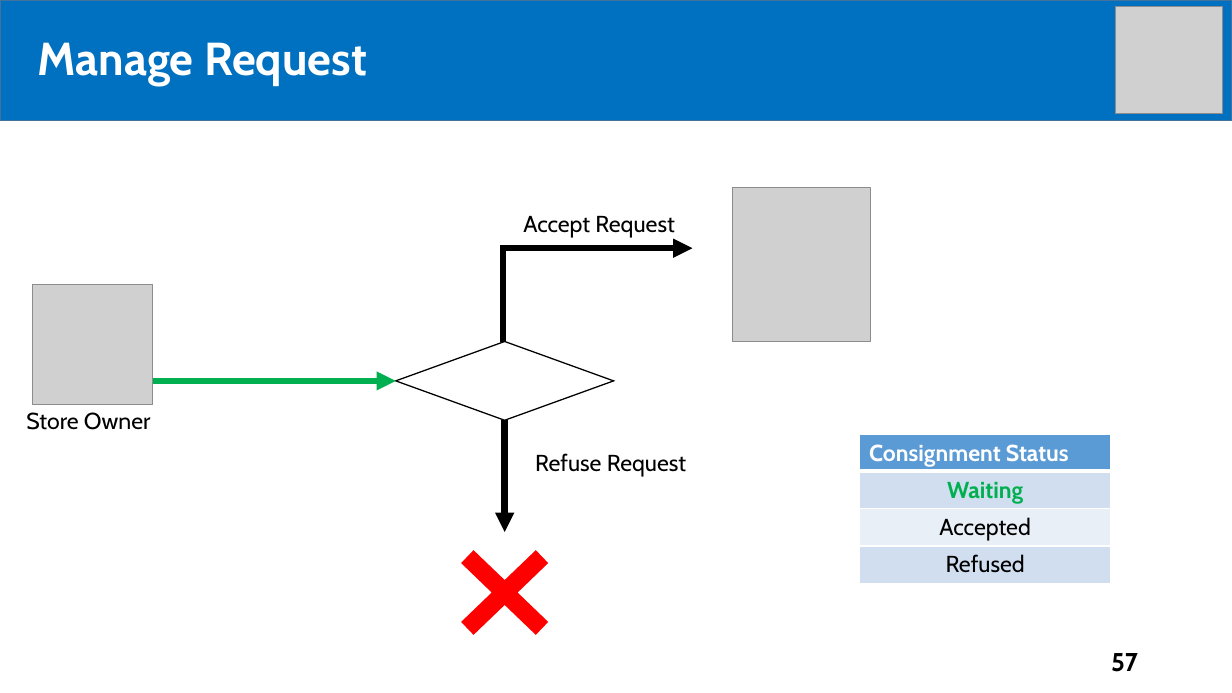
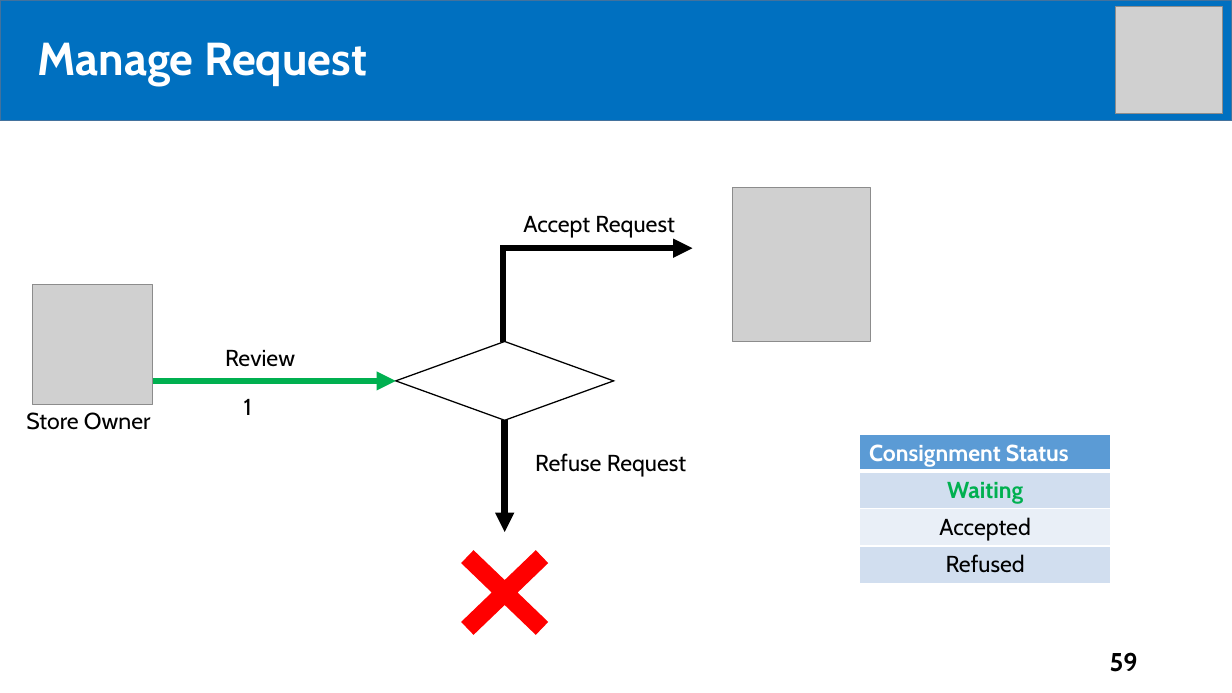
Before and after one commit to tiendan3108/CP, a slide deck: slide 59 of Source/Presentation/PreFinalPresentation.pptx (slide 57 before the commit). Drawn at 1232x693 pixels with LibreOffice and Linux fonts; fonts in the diff are those of the drawing; grey boxes stand for pictures. Boxes give left, top, right and bottom in pixels: in the first picture for what was removed or moved away, otherwise in the second. Text is boxed around its words. In the diff, an @@ line names an element or a change of style, - is before the commit and + after.

```diff
--- a/Source/Presentation/PreFinalPresentation.pptx
+++ b/Source/Presentation/PreFinalPresentation.pptx
@@ text added at bbox=[225, 350, 295, 367], 18 pt, text #000000 @@
+Review
@@ text added at bbox=[244, 399, 252, 415], 18 pt, text #000000 @@
+1
@@ page number at bbox=[1110, 652, 1138, 672]: text changed @@
-57
+59
```
Also in this commit, not shown: 10 other slides changed, 2 slides added.
